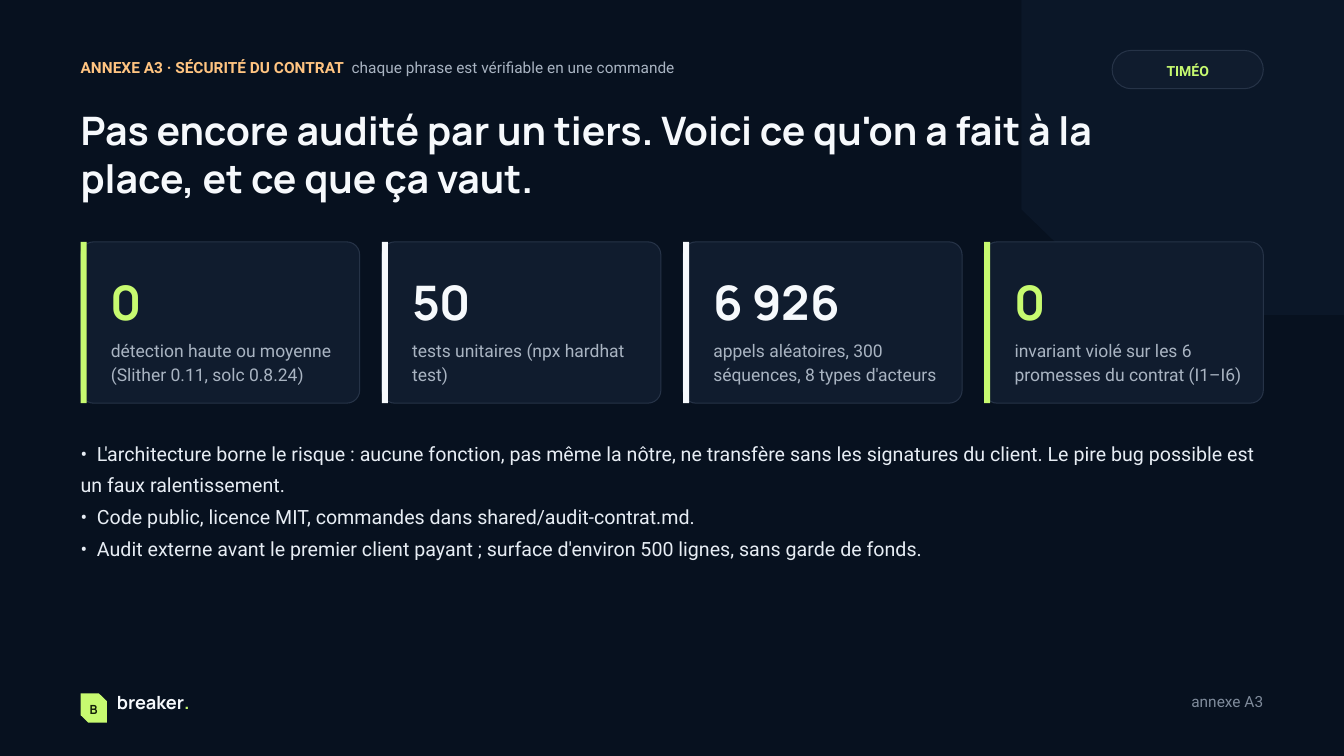
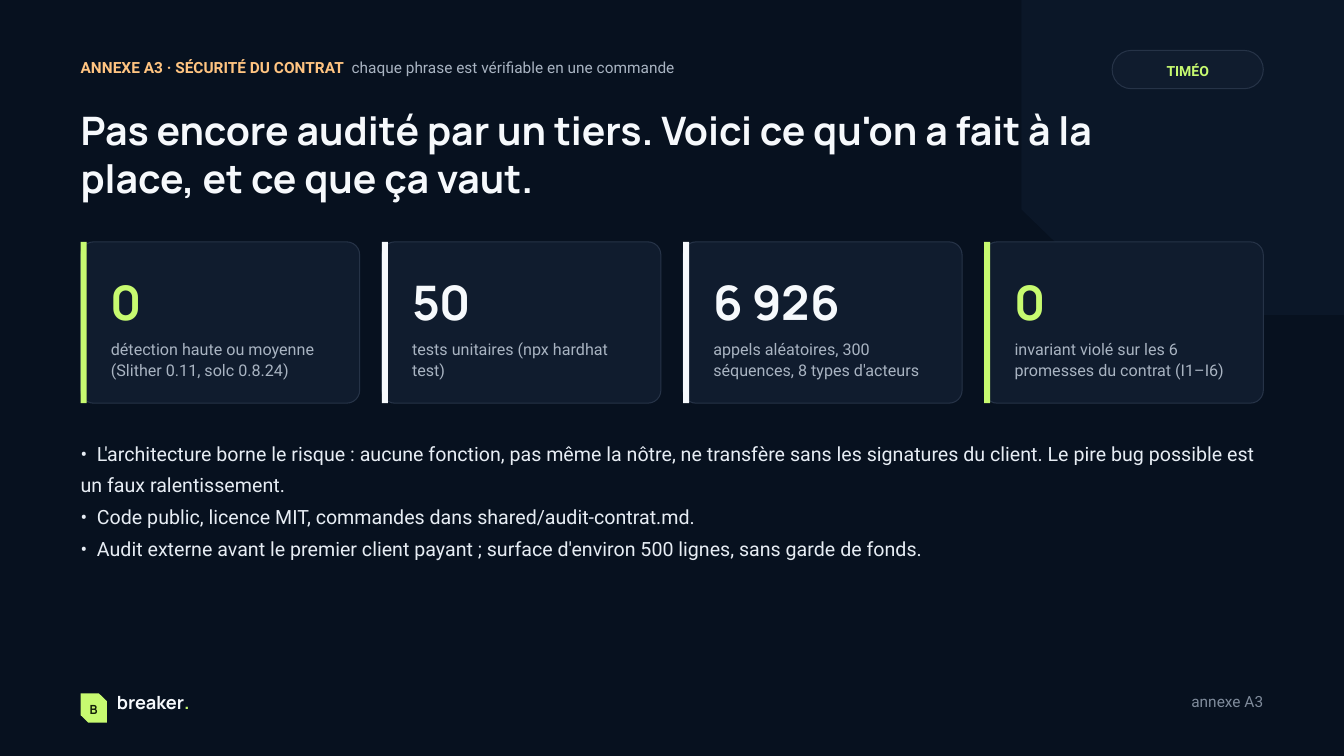
Before and after one commit to veryromain/hackathon-ia-cyber-romain-timeo, a slide deck: slide 11 of shared/pitch/Breaker-pitch.pptx. Drawn at 1344x756 pixels with LibreOffice and Linux fonts; fonts in the diff are those of the drawing. Boxes give left, top, right and bottom in pixels: in the first picture for what was removed or moved away, otherwise in the second. Text is boxed around its words. In the diff, an @@ line names an element or a change of style, - is before the commit and + after.

```diff
--- a/shared/pitch/Breaker-pitch.pptx
+++ b/shared/pitch/Breaker-pitch.pptx
@@ size 12.5 to 11.5 pt; line spacing 1.15 to 1.12 in 4 elements at box(111, 343, 314, 380), box(412, 342, 608, 379), box(713, 343, 919, 380), box(1015, 343, 1224, 380) @@
```
Also in this commit, not shown: 6 other slides changed, 7 other files.
